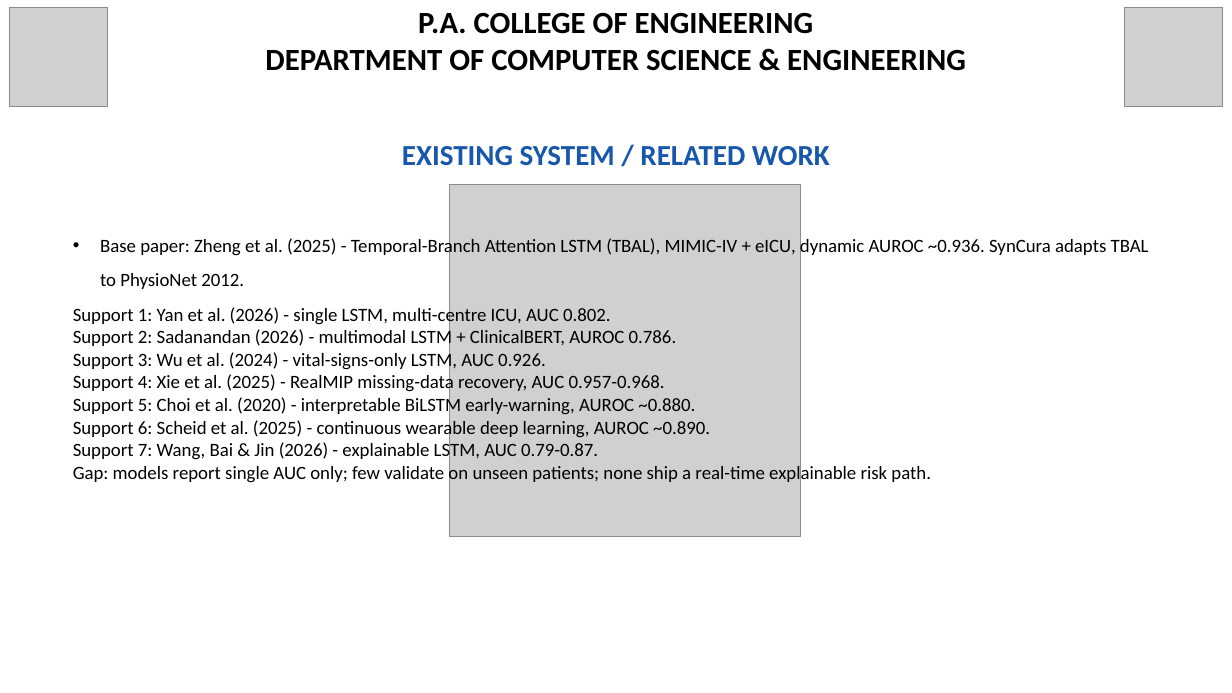
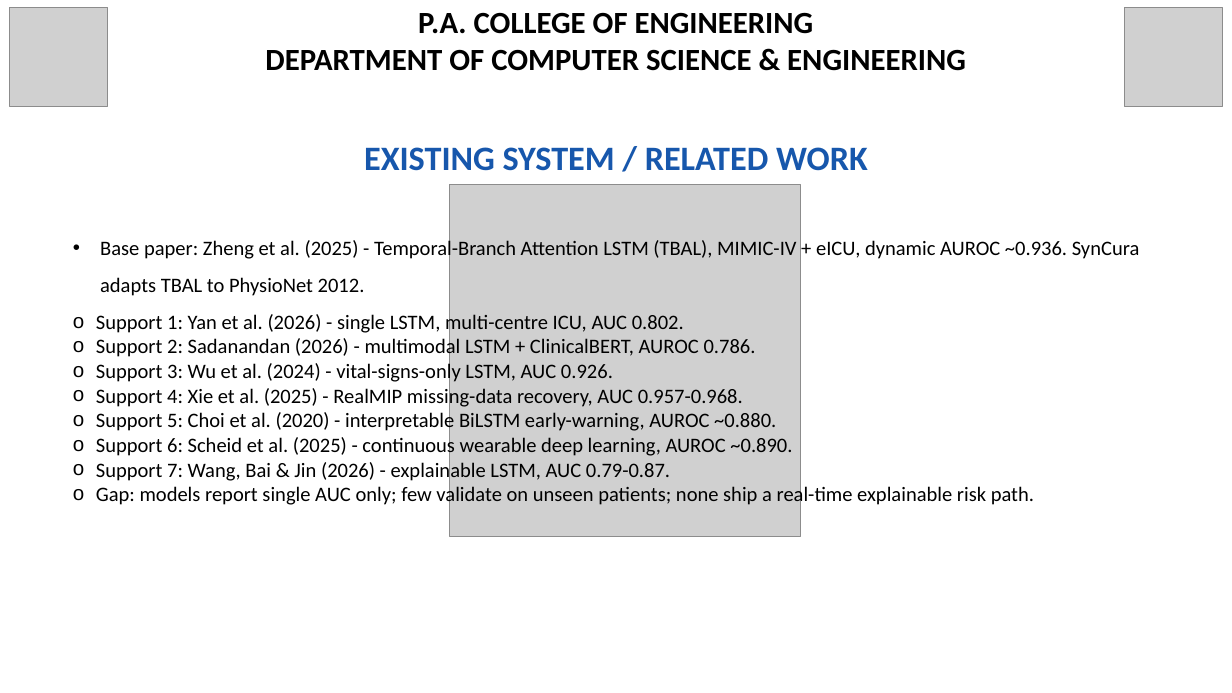
Before and after one commit to Dinaltium/SynCura, a slide deck: slide 4 of ppt/SynCura_Deck_V3_FINAL.pptx. Drawn at 1232x693 pixels with LibreOffice and Linux fonts; fonts in the diff are those of the drawing; grey boxes stand for pictures. Boxes give left, top, right and bottom in pixels: in the first picture for what was removed or moved away, otherwise in the second. Text is boxed around its words. In the diff, an @@ line names an element or a change of style, - is before the commit and + after.

Commit message:
adjust deck fonts and alignment

```diff
--- a/ppt/SynCura_Deck_V3_FINAL.pptx
+++ b/ppt/SynCura_Deck_V3_FINAL.pptx
@@ text "EXISTING SYSTEM / RELATED WORK" at [364, 147, 868, 171]: size 34 to 40 pt @@
@@ text "Base paper: Zheng et al. ..." at [96, 238, 1140, 507]: size 22 to 24 pt; bullet none to o @@
```
Also in this commit, not shown: 12 other slides changed.
